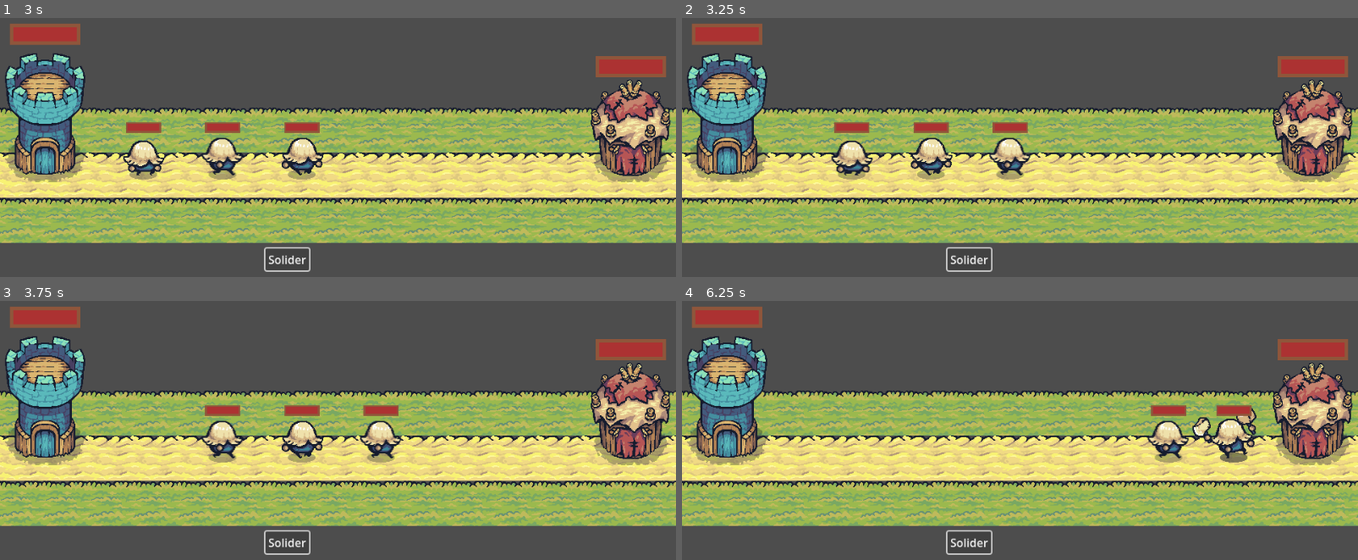
Above: before the commit, frames 1-4 (two rows, left to right).
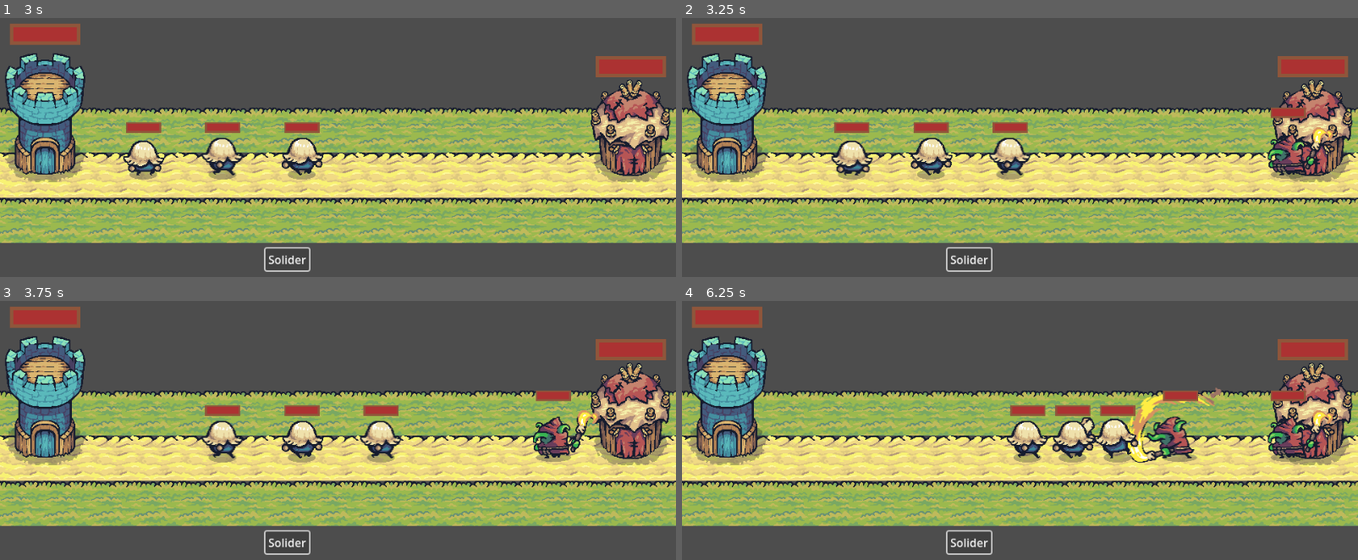
Above: after the commit, the same moments.

Repository: Gr0bGr0b/tower_defense
Game: Godot game, scene res://Scenes/Levels/level_1.tscn
The game is run twice, just before and just after one commit, with the same random seed, the same clock (stepped at 60 frames per second) and the same inputs.
Inputs:
- Up to frame 1 (3 s): click "Solider" at 0.5 s; click "Solider" at 1.25 s; click "Solider" at 2 s
- Up to frame 2 (3.25 s): no input
- Up to frame 3 (3.75 s): no input
- Up to frame 4 (6.25 s): no input

Frame 1 is identical in both runs. In frame 2, 1.1% of the frame differs, in the area x 86-98%, y 34-63%; in frame 3, 1.2%; in frame 4, 7.1%, in the area x 47-98%, y 33-63%.

Commit message:
update

Diff:
--- a/Scenes/Actors/Soldiers/pawn.tscn
+++ b/Scenes/Actors/Soldiers/pawn.tscn
@@ -75,7 +75,8 @@
 
 [node name="Pawn" instance=ExtResource("1_eqwi0")]
 script = ExtResource("2_82bo1")
-health = 30
+health = 25
+damage = 5
 
 [node name="Sprite2D" parent="." index="0"]
 texture = ExtResource("3_npew1")
--- a/Scenes/Levels/level_1.tscn
+++ b/Scenes/Levels/level_1.tscn
@@ -551,7 +551,7 @@
 units_scn = Array[PackedScene]([ExtResource("4_wakao")])
 
 [node name="SpawnTimer" type="Timer" parent="World/Enemies"]
-wait_time = 10.17
+wait_time = 3.0
 autostart = true
 
 [node name="EnemiesTower" parent="World/Enemies" instance=ExtResource("3_d5e80")]
--- a/Scripts/Actors/Actor.gd
+++ b/Scripts/Actors/Actor.gd
@@ -1,5 +1,5 @@
 class_name Actor
-extends Node2D
+extends CharacterBody2D
 
 
 @onready var state_machine	 	= $StateMachine
@@ -12,6 +12,7 @@
 @export var damage: int = 10
 
 signal animation_changed(anim: String)
+signal died
 
 var animation : String = "" : set = set_animation, get = get_animation
 var direction : Vector2 = Vector2.ZERO: set = set_direction, get = get_direction
@@ -35,11 +36,13 @@
 func get_direction() -> Vector2:
 		return direction
 
-func set_target(value) -> void:
+func set_target(value: Node2D = null) -> void:
 	if value != target:
 		target = value
+		if target != null:
+			target.connect("died", Callable(self,"_on_target_died"))
 
-func get_target():
+func get_target() -> Node2D:
 	return target
 
 func set_health(value: int) -> void:
@@ -70,9 +73,21 @@
 func hit(damage: int) -> void:
 	set_health(get_health() - damage)
 	if get_health() <= 0:
-		queue_free()
+		_died()
 
+func _died() -> void:
+	queue_free()
+	emit_signal("died")
 
 ######## SIGNALS ########
 func _on_animation_changed(anim: String):
 	animation_player.play(anim)
+
+func _on_target_died() -> void:
+	# Only check fore areas has normally no enemies can be
+	# on the same position
+	target.disconnect("died", Callable(self, "_on_target_died"))
+	if atk_area_detection.has_overlapping_areas():
+		set_target(atk_area_detection.get_overlapping_areas()[0])
+	else:
+		set_target(null)
--- a/Scripts/Actors/Attack.gd
+++ b/Scripts/Actors/Attack.gd
@@ -14,6 +14,11 @@
 	super()
 	attack_timer.start()
 
+func process(detal: float) -> Node2D:
+	if actor.get_target() == null:
+		return states.Move
+	return self
+
 
 ######## LOGIC ########
 func _attack() -> void:
--- a/Scripts/Actors/Move.gd
+++ b/Scripts/Actors/Move.gd
@@ -4,5 +4,6 @@
 
 func physics_process(delta) -> Node2D:
 	var dir = actor.get_direction()
-	actor.position.x += dir.x * actor.speed * delta
+	actor.velocity = dir * actor.speed
+	actor.move_and_slide()
 	return self
